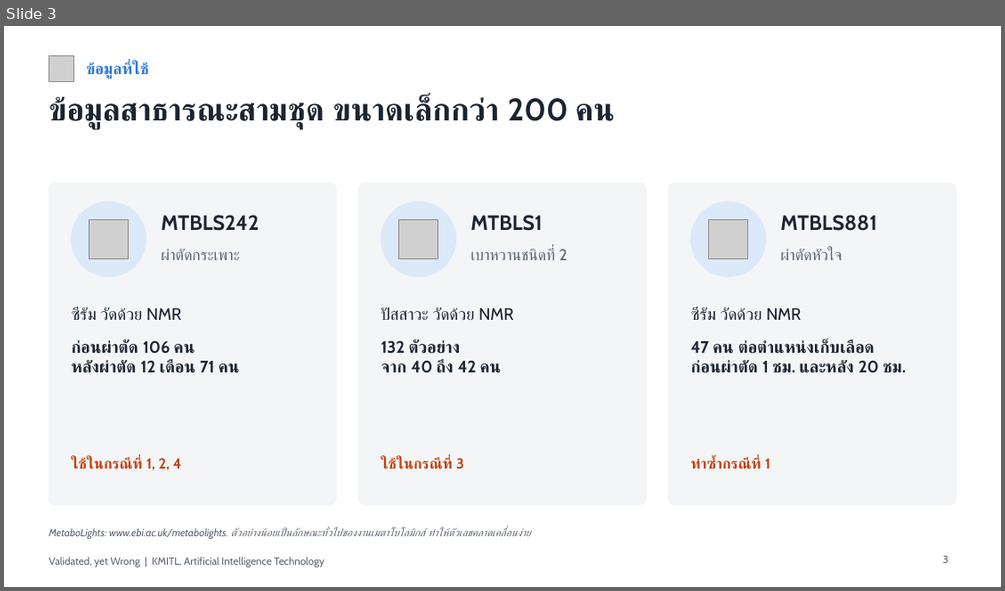
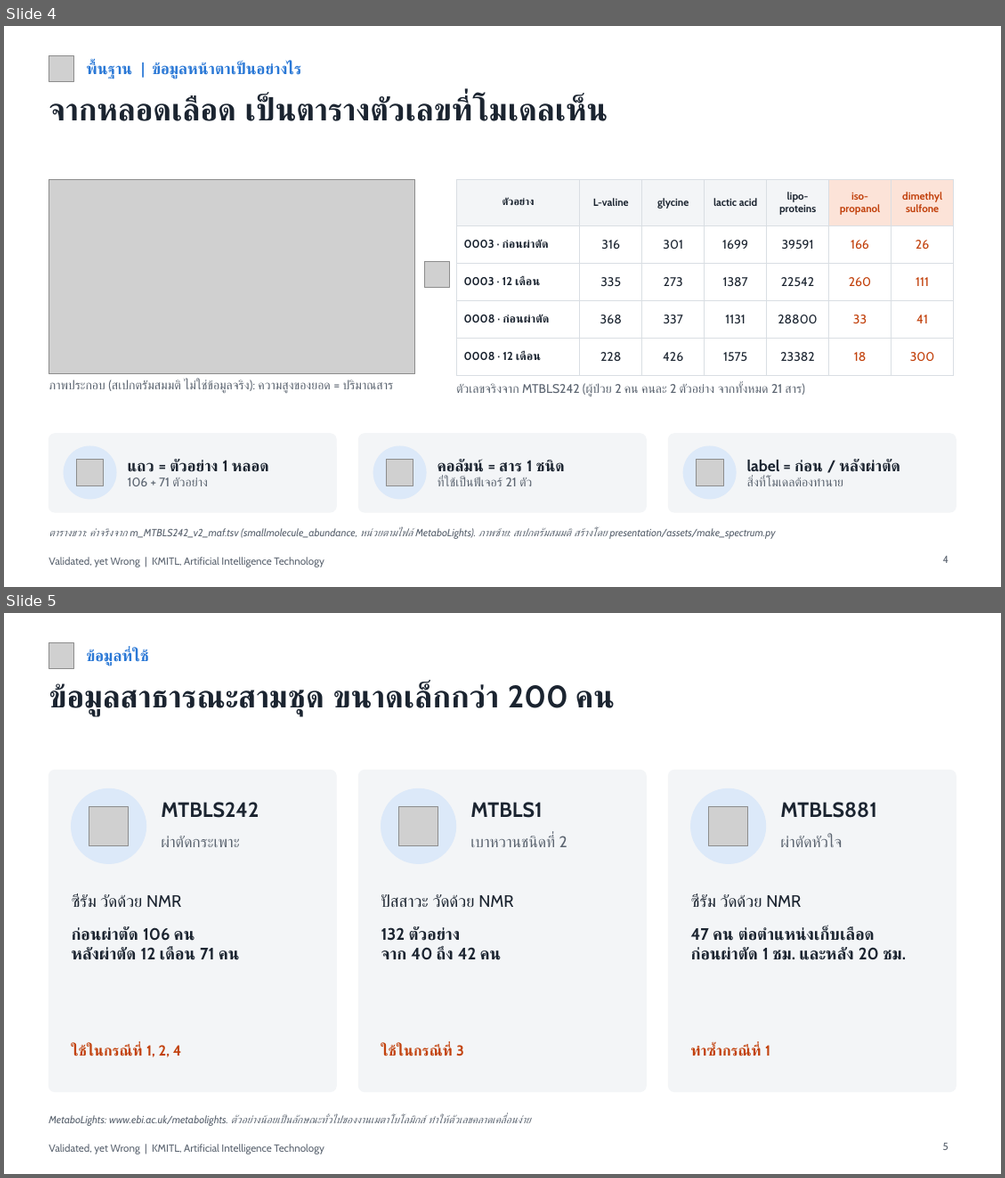
Before and after one commit to Calvinkub/validated-yet-wrong, a slide deck: presentation/validated_yet_wrong_th.pptx. Shown one above the other, each under a label of ours: slide 3 before the commit, slides 4 and 5 after it. The pictures are 1005x591 and 1005x1178 pixels, drawn with LibreOffice and Linux fonts; fonts in the diff are those of the drawing; grey boxes stand for pictures. Boxes give left, top, right and bottom in pixels: in the first picture for what was removed or moved away, otherwise in the second. Text is boxed around its words. In the diff, an @@ line names an element or a change of style, - is before the commit and + after.

```diff
--- a/presentation/validated_yet_wrong_th.pptx
+++ b/presentation/validated_yet_wrong_th.pptx
@@ slide 4 added at (4,26,1001,587), background #FFFFFF; not listed: 1 template element that a slide beside it also shows @@
@@ picture added at (48,56,74,81) @@
@@ text added at (86,62,301,79), 15 pt, text #2A78D6, bold @@
+พื้นฐาน | ข้อมูลหน้าตาเป็นอย่างไร
@@ title added at (48,96,607,121), 30 pt, text #1B2430, bold @@
+จากหลอดเลือด เป็นตารางตัวเลขที่โมเดลเห็น
@@ picture added at (48,179,415,374) @@
@@ table added at (456,179,953,364), 5 rows, 7 columns @@
+ตัวอย่าง | L-valine | glycine | lactic acid | lipo- / proteins | iso- / propanol | dimethyl / sulfone
+0003 · ก่อนผ่าตัด | 316 | 301 | 1699 | 39591 | 166 | 26
+0003 · 12 เดือน | 335 | 273 | 1387 | 22542 | 260 | 111
+0008 · ก่อนผ่าตัด | 368 | 337 | 1131 | 28800 | 33 | 41
+0008 · 12 เดือน | 228 | 426 | 1575 | 23382 | 18 | 300
@@ picture added at (424,262,450,287) @@
@@ text added at (48,379,394,393), 12 pt, text #5B6470 @@
+ภาพประกอบ (สเปกตรัมสมมติ ไม่ใช่ข้อมูลจริง): ความสูงของยอด = ปริมาณสาร
@@ text added at (456,383,805,396), 12 pt, text #5B6470 @@
+ตัวเลขจริงจาก MTBLS242 (ผู้ป่วย 2 คน คนละ 2 ตัวอย่าง จากทั้งหมด 21 สาร)
@@ rounded rectangle added at (48,434,336,512), fill #F3F5F7, outline #F3F5F7 1 pt @@
@@ ellipse added at (64,446,116,499), fill #DCE9F9, outline #DCE9F9 1 pt @@
@@ rounded rectangle added at (358,434,646,512), fill #F3F5F7, outline #F3F5F7 1 pt @@
@@ ellipse added at (373,446,426,499), fill #DCE9F9, outline #DCE9F9 1 pt @@
@@ rounded rectangle added at (669,434,956,512), fill #F3F5F7, outline #F3F5F7 1 pt @@
@@ ellipse added at (684,446,736,499), fill #DCE9F9, outline #DCE9F9 1 pt @@
@@ picture added at (77,459,104,486) @@
@@ text added at (128,459,269,486), 15 pt, text #1B2430, bold @@
+แถว = ตัวอย่าง 1 หลอด
+106 + 71 ตัวอย่าง
@@ picture added at (386,459,413,486) @@
@@ text added at (437,459,564,486), 12 pt, text #5B6470 @@
+คอลัมน์ = สาร 1 ชนิด
+ที่ใช้เป็นฟีเจอร์ 21 ตัว
@@ picture added at (696,459,722,486) @@
@@ text added at (747,459,900,486), 15 pt, text #1B2430, bold @@
+label = ก่อน / หลังผ่าตัด
+สิ่งที่โมเดลต้องทำนาย
@@ text added at (48,527,776,539), 10 pt, text #5B6470, italic @@
+ตารางขวา: ค่าจริงจาก m_MTBLS242_v2_maf.tsv (smallmolecule_abundance, หน่วยตามไฟล์ MetaboLights). ภาพซ้าย: สเปกตรัมสมมติ สร้างโดย presentation/assets/make_spectrum.py
@@ page number added at (943,556,949,563), 10 pt, text #5B6470 @@
+4
@@ what was slide 3 is now slide 5 @@
```
Also in this commit, not shown: 6 slides changed, 2 other slides added, 4 other files.
